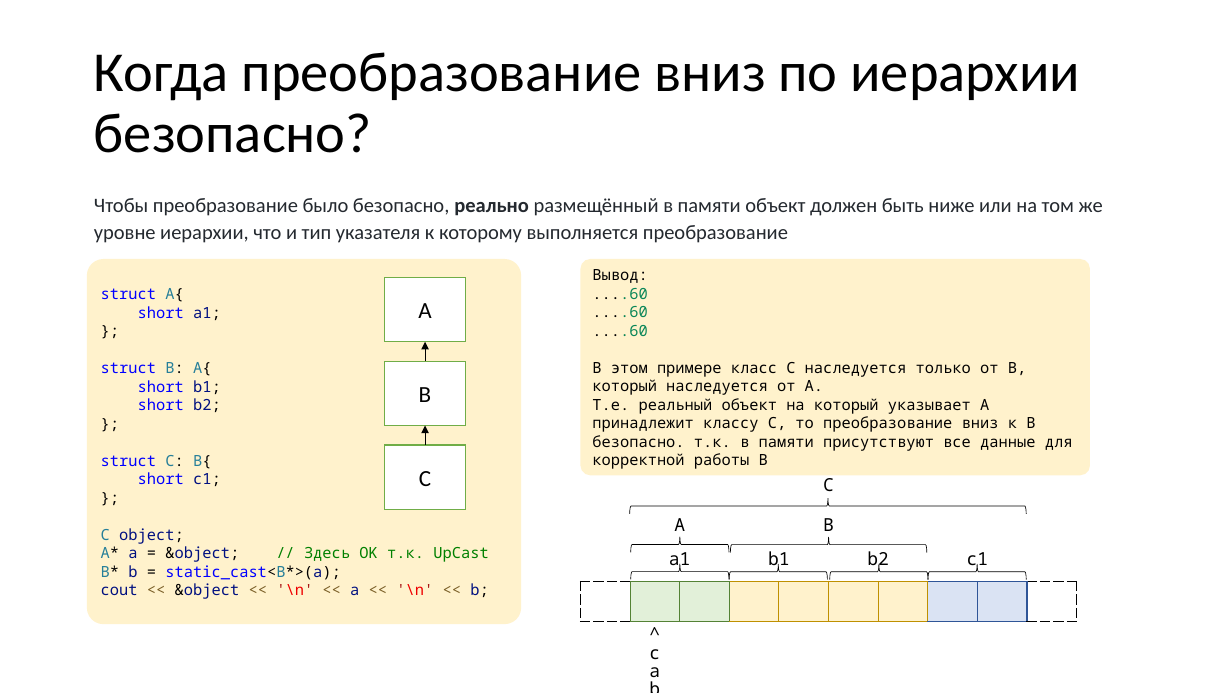
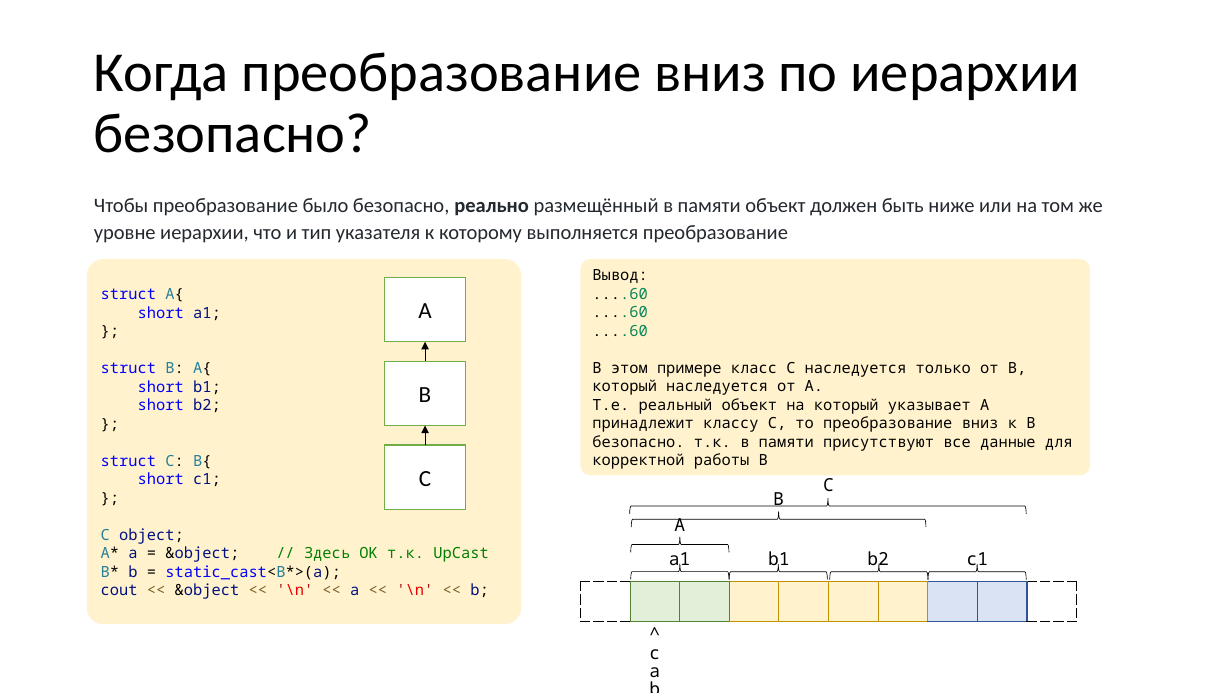
Before and after one commit to VladimirChabanov/alg_and_prog_2025, a slide deck: slide 65 of 01_lectures/lecture_09/presentation_cpp.pptx. Drawn at 1232x693 pixels with LibreOffice and Linux fonts; fonts in the diff are those of the drawing. Boxes give left, top, right and bottom in pixels: in the first picture for what was removed or moved away, otherwise in the second. Text is boxed around its words. In the diff, an @@ line names an element or a change of style, - is before the commit and + after.

```diff
--- a/01_lectures/lecture_09/presentation_cpp.pptx
+++ b/01_lectures/lecture_09/presentation_cpp.pptx
@@ table at (580,461,1080,693) @@
-row 2, column 4: B
+row 2, column 4: 
@@ text added at (773,492,784,507), 14 pt, text #000000 @@
+B
@@ left brace: place and size @@
-left brace at (730,537,927,553)
+left brace at (631,511,926,527)
```
Also in this commit, not shown: 7 other slides changed, 2 other files.
